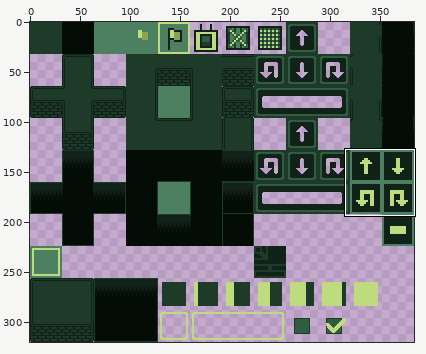
Pixel-art file, stored at KTM 3!/Assets/art/new tilemap.aseprite. The first picture is a wide view before the edit; the outline marks the close-up.
Close-up. Old version:
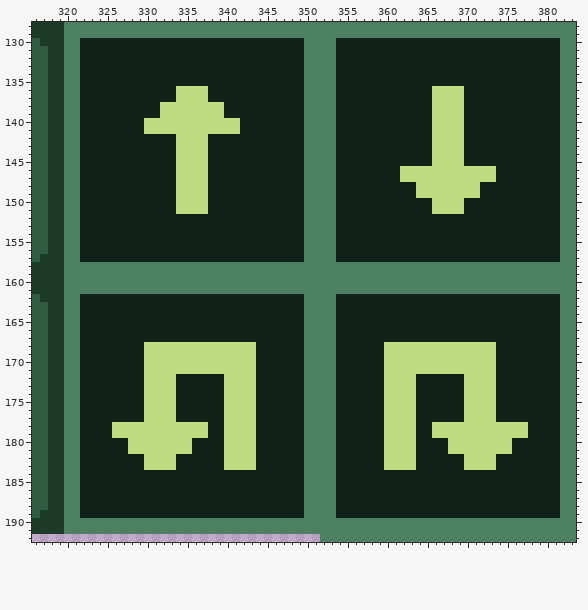
384x320 pixels, 1 frame. Shown: x 316..383, y 128..192. The commit also changed other parts of the picture, which this record leaves out.
Now the later version:
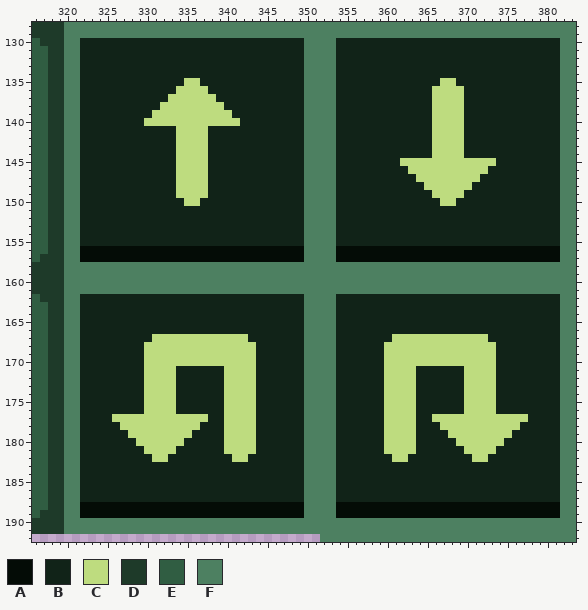
Palette (. is transparent): A #040c06  B #112318  C #bedc7f  D #1e3a29  E #305d42  F #4d8061
The exact change:
y 135: x 335..336 BB -> CC; x 367..368 BB -> CC
y 137: x 333 B -> C; x 338 B -> C
y 139: x 331 B -> C; x 340 B -> C
y 141: x 330..333 CCCC -> BBBB; x 338..341 CCCC -> BBBB
y 145: x 362..365 BBBB -> CCCC; x 370..373 BBBB -> CCCC
y 146: x 362 C -> B; x 373 C -> B
y 147: x 362..363 CC -> BB; x 372..373 CC -> BB
y 148: x 364 C -> B; x 371 C -> B
y 149: x 364..365 CC -> BB; x 370..371 CC -> BB
y 150: x 334 C -> B; x 337 C -> B; x 366 C -> B; x 369 C -> B
y 151: x 334..337 CCCC -> BBBB; x 366..369 CCCC -> BBBB
y 156..157: x 322..349 BBBBBBBBBBBBBBBBBBBBBBBBBBBB -> AAAAAAAAAAAAAAAAAAAAAAAAAAAA; x 354..381 BBBBBBBBBBBBBBBBBBBBBBBBBBBB -> AAAAAAAAAAAAAAAAAAAAAAAAAAAA
y 167: x 331..342 BBBBBBBBBBBB -> CCCCCCCCCCCC; x 361..372 BBBBBBBBBBBB -> CCCCCCCCCCCC
y 171: x 334..339 CCCCCC -> BBBBBB; x 364..369 CCCCCC -> BBBBBB
y 177: x 326..329 BBBB -> CCCC; x 334..337 BBBB -> CCCC; x 366..369 BBBB -> CCCC; x 374..377 BBBB -> CCCC
y 178: x 326 C -> B; x 337 C -> B; x 366 C -> B; x 377 C -> B
y 179: x 326..327 CC -> BB; x 336..337 CC -> BB; x 366..367 CC -> BB; x 376..377 CC -> BB
y 180: x 328 C -> B; x 335 C -> B; x 368 C -> B; x 375 C -> B
y 181: x 328..329 CC -> BB; x 334..335 CC -> BB; x 368..369 CC -> BB; x 374..375 CC -> BB
y 182: x 330 C -> B; x 333 C -> B; x 340 C -> B; x 343 C -> B; x 360 C -> B; x 363 C -> B; x 370 C -> B; x 373 C -> B
y 183: x 330..333 CCCC -> BBBB; x 340..343 CCCC -> BBBB; x 360..363 CCCC -> BBBB; x 370..373 CCCC -> BBBB
y 188..189: x 322..349 BBBBBBBBBBBBBBBBBBBBBBBBBBBB -> AAAAAAAAAAAAAAAAAAAAAAAAAAAA; x 354..381 BBBBBBBBBBBBBBBBBBBBBBBBBBBB -> AAAAAAAAAAAAAAAAAAAAAAAAAAAA
